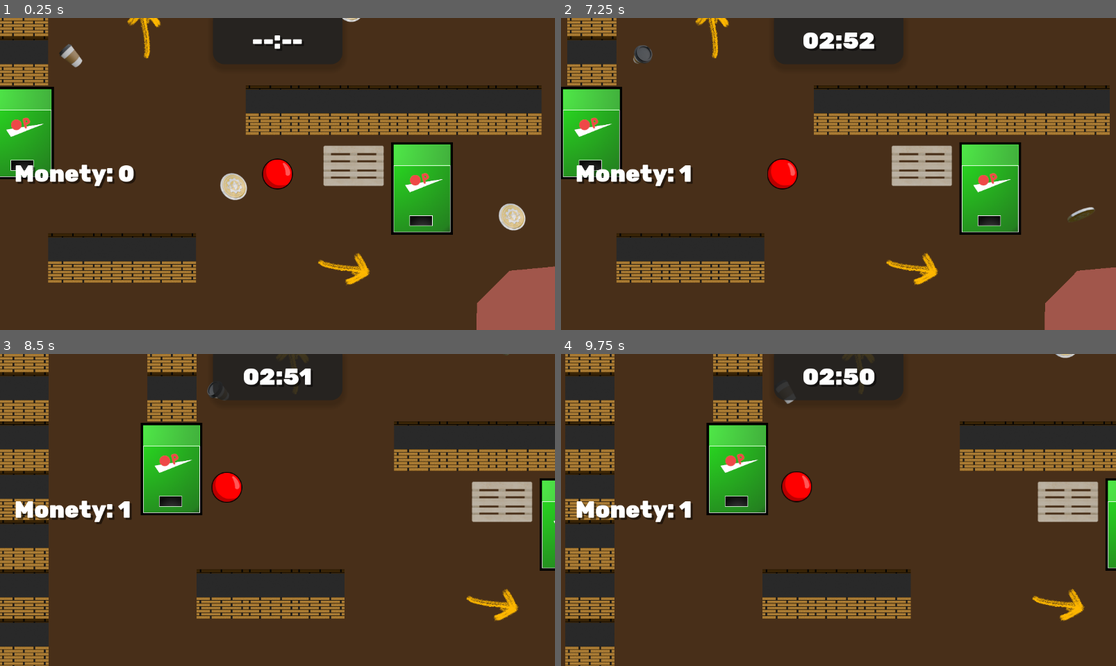
Above: before the commit, frames 1-4 (two rows, left to right).
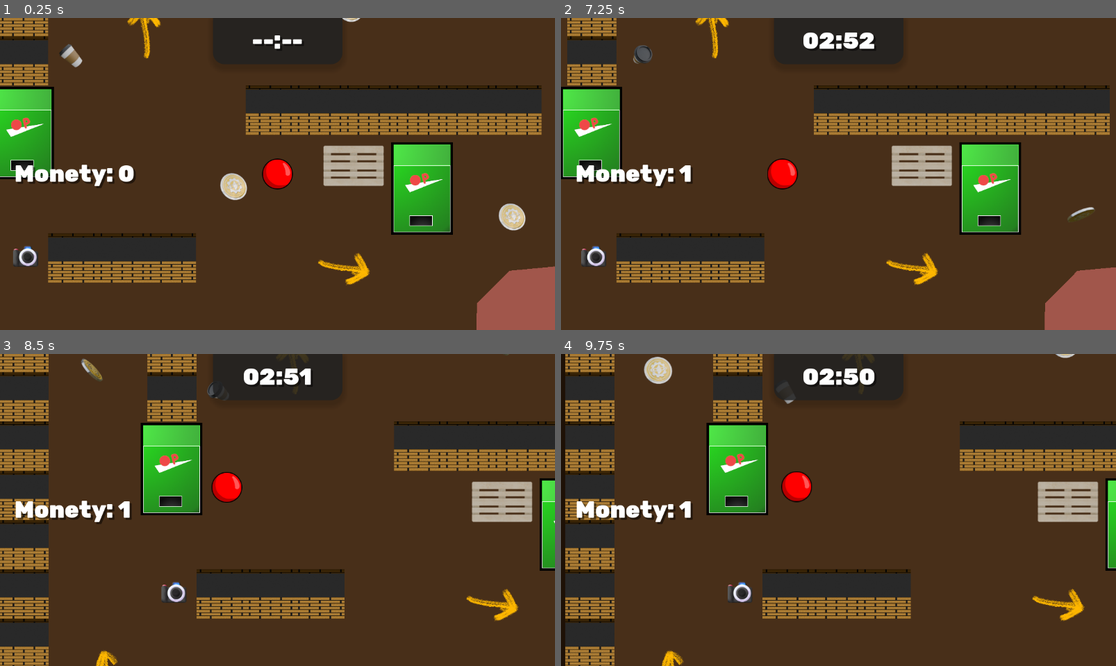
Above: after the commit, the same moments.

Repository: Moderrek/project-ricochet
Game: Godot game, scene res://scenes/levels/level_1.tscn
Two runs of this game, one before a commit and one after it. Both use one fixed random seed, a clock stepped at 60 frames per second and the inputs below. This scene is started directly instead of the project's main scene. Sound files missing from this copy of the repository are replaced by a short silence.
Inputs (mouse positions are in pixels of both pictures, inside the frame that each line leads up to):
- Up to frame 1 (0.25 s): no input
- Up to frame 2 (7.25 s): tap Enter (ui_accept) at 0.5, 0.77, 3.77, 6.77 s; move the mouse to (960, 158) at 0.52 s; click (960, 158) at 0.67 s; drag from (727, 189) to (1077, 217) at 1.27 s; move the mouse to (894, 105) at 2.02 s; click (894, 105) at 2.17 s; drag from (810, 236) to (633, 55) at 2.77 s; move the mouse to (1005, 220) at 3.52 s; click (1005, 220) at 3.67 s; drag from (672, 127) to (633, 55) at 4.27 s; move the mouse to (866, 174) at 5.02 s; click (866, 174) at 5.17 s; drag from (755, 96) to (727, 189) at 5.77 s; move the mouse to (960, 158) at 6.52 s; click (960, 158) at 6.67 s
- Up to frame 3 (8.5 s): drag from (166, 525) to (521, 553) at 7.27 s; move the mouse to (333, 441) at 8.02 s; click (333, 441) at 8.17 s
- Up to frame 4 (9.75 s): drag from (810, 572) to (672, 463) at 8.77 s; move the mouse to (1005, 556) at 9.52 s; click (1005, 556) at 9.67 s

The runs differ from the first frame. In frame 1, 0.3% of the frame differs, in the area x 2-7%, y 73-80%; in frame 2, 0.3%; in frame 3, 0.5%; in frame 4, 1.5%, in the area x 0-35%, y 0-100%.

Commit message:
feat(level_1, level_2): add new hazard areas and update collectible positions

Diff:
--- a/scenes/levels/level_1.tscn
+++ b/scenes/levels/level_1.tscn
@@ -11,6 +11,7 @@
 [ext_resource type="PackedScene" uid="uid://f0b327r50edc" path="res://scenes/interactables/level_end_area/level_end_area.tscn" id="9_v6ha0"]
 [ext_resource type="PackedScene" uid="uid://c7g3upf78s37y" path="res://scenes/collectibles/photo/photo.tscn" id="10_gmpev"]
 [ext_resource type="PackedScene" uid="uid://b0ws8muyrxrio" path="res://scenes/environment/hazard_area/hazard_area.tscn" id="11_mkypq"]
+[ext_resource type="Script" uid="uid://day8giwpngo8g" path="res://scenes/environment/hazard_area/hazard_area.gd" id="12_iav0o"]
 
 [sub_resource type="PhysicsMaterial" id="PhysicsMaterial_cbu3j"]
 friction = 0.0
@@ -30,13 +31,24 @@
 
 [node name="level_1" unique_id=1806712695 instance=ExtResource("1_excbq")]
 
-[node name="ColorRect" type="ColorRect" parent="." index="3" unique_id=1100676745]
-offset_left = -3201.0
-offset_top = -2252.0
-offset_right = 122.0
-offset_bottom = -137.0
+[node name="ColorRect2" type="ColorRect" parent="." index="3" unique_id=225011112]
+offset_left = -6040.0
+offset_top = -5811.0
+offset_right = -2717.0
+offset_bottom = -3696.0
 scale = Vector2(8.420757, 13.954637)
-color = Color(0.28127944, 0.18514973, 0.09804199, 1)
+color = Color(0.11898073, 0.06817148, 0.025221096, 1)
+
+[node name="Polygon2D" type="Polygon2D" parent="." index="4" unique_id=693241775]
+position = Vector2(-3201, -2252)
+scale = Vector2(8.420757, 13.954637)
+color = Color(0.28235295, 0.18431373, 0.09803922, 1)
+polygon = PackedVector2Array(279.30978, 93.445656, 562.53845, 93.015686, 563.0135, 202.65668, 280.02234, 203.37328)
+
+[node name="LevelEndArea" parent="." index="6" unique_id=1251197318 instance=ExtResource("9_v6ha0")]
+position = Vector2(1332, 484)
+rotation = 1.5707964
+scale = Vector2(1, 2.6)
 
 [node name="TileMapLayer" type="TileMapLayer" parent="World" parent_id_path=PackedInt32Array(104736592) index="0" unique_id=1692929961]
 position = Vector2(240.99998, 20.999998)
@@ -72,6 +84,12 @@
 scale = Vector2(0.25, 0.25)
 texture = ExtResource("4_mm8aj")
 
+[node name="ArrowTurnRight2" type="Sprite2D" parent="World" parent_id_path=PackedInt32Array(104736592) index="6" unique_id=120169182]
+position = Vector2(-633.00006, 333)
+rotation = -1.5478868
+scale = Vector2(0.25, 0.25)
+texture = ExtResource("4_mm8aj")
+
 [node name="CezCoin" parent="Entities" parent_id_path=PackedInt32Array(1153031609) index="0" unique_id=454780902 instance=ExtResource("5_wtwp4")]
 position = Vector2(-1, -798)
 
@@ -117,63 +135,83 @@
 [node name="CezCoin8" parent="Entities" parent_id_path=PackedInt32Array(1153031609) index="14" unique_id=104531318 instance=ExtResource("5_wtwp4")]
 position = Vector2(-416, -560)
 
-[node name="VendingMachine" parent="Entities" parent_id_path=PackedInt32Array(1153031609) index="15" unique_id=635205341 instance=ExtResource("6_iwr0g")]
+[node name="CezCoin17" parent="Entities" parent_id_path=PackedInt32Array(1153031609) index="15" unique_id=1827578118 instance=ExtResource("5_wtwp4")]
+position = Vector2(-693, -519)
+
+[node name="CezCoin18" parent="Entities" parent_id_path=PackedInt32Array(1153031609) index="16" unique_id=907250932 instance=ExtResource("5_wtwp4")]
+position = Vector2(-693, -446)
+
+[node name="CezCoin19" parent="Entities" parent_id_path=PackedInt32Array(1153031609) index="17" unique_id=2102503971 instance=ExtResource("5_wtwp4")]
+position = Vector2(-693, -366)
+
+[node name="CezCoin20" parent="Entities" parent_id_path=PackedInt32Array(1153031609) index="18" unique_id=310581069 instance=ExtResource("5_wtwp4")]
+position = Vector2(-691, -289)
+
+[node name="VendingMachine" parent="Entities" parent_id_path=PackedInt32Array(1153031609) index="19" unique_id=635205341 instance=ExtResource("6_iwr0g")]
 position = Vector2(257, -479)
 
-[node name="Pallet" parent="Entities" parent_id_path=PackedInt32Array(1153031609) index="16" unique_id=1252356175 instance=ExtResource("7_bahl2")]
+[node name="Pallet" parent="Entities" parent_id_path=PackedInt32Array(1153031609) index="20" unique_id=1252356175 instance=ExtResource("7_bahl2")]
 position = Vector2(12, -526)
 
-[node name="Pallet2" parent="Entities" parent_id_path=PackedInt32Array(1153031609) index="17" unique_id=468582373 instance=ExtResource("7_bahl2")]
+[node name="Pallet2" parent="Entities" parent_id_path=PackedInt32Array(1153031609) index="21" unique_id=468582373 instance=ExtResource("7_bahl2")]
 position = Vector2(1103, 428)
 rotation = -1.2801598
 
-[node name="Pallet3" parent="Entities" parent_id_path=PackedInt32Array(1153031609) index="18" unique_id=1999954247 instance=ExtResource("7_bahl2")]
+[node name="Pallet3" parent="Entities" parent_id_path=PackedInt32Array(1153031609) index="22" unique_id=1999954247 instance=ExtResource("7_bahl2")]
 position = Vector2(1189, -761)
 rotation = 0.16680202
 
-[node name="Pallet4" parent="Entities" parent_id_path=PackedInt32Array(1153031609) index="19" unique_id=660206586 instance=ExtResource("7_bahl2")]
-position = Vector2(10, -414)
-
-[node name="Pallet5" parent="Entities" parent_id_path=PackedInt32Array(1153031609) index="20" unique_id=2077071223 instance=ExtResource("7_bahl2")]
+[node name="Pallet4" parent="Entities" parent_id_path=PackedInt32Array(1153031609) index="23" unique_id=660206586 instance=ExtResource("7_bahl2")]
+position = Vector2(20, -414)
+rotation = 0.11819502
+
+[node name="Pallet5" parent="Entities" parent_id_path=PackedInt32Array(1153031609) index="24" unique_id=2077071223 instance=ExtResource("7_bahl2")]
 position = Vector2(158, -17)
 
-[node name="VendingMachine2" parent="Entities" parent_id_path=PackedInt32Array(1153031609) index="21" unique_id=857043040 instance=ExtResource("6_iwr0g")]
+[node name="VendingMachine2" parent="Entities" parent_id_path=PackedInt32Array(1153031609) index="25" unique_id=857043040 instance=ExtResource("6_iwr0g")]
 position = Vector2(300, 30)
 coffee_scene = ExtResource("5_wtwp4")
 
-[node name="VendingMachine3" parent="Entities" parent_id_path=PackedInt32Array(1153031609) index="22" unique_id=426115475 instance=ExtResource("6_iwr0g")]
+[node name="VendingMachine3" parent="Entities" parent_id_path=PackedInt32Array(1153031609) index="26" unique_id=426115475 instance=ExtResource("6_iwr0g")]
 position = Vector2(-528, -85)
 
-[node name="Pallet6" parent="Entities" parent_id_path=PackedInt32Array(1153031609) index="23" unique_id=1724676602 instance=ExtResource("7_bahl2")]
+[node name="Pallet6" parent="Entities" parent_id_path=PackedInt32Array(1153031609) index="27" unique_id=1724676602 instance=ExtResource("7_bahl2")]
 position = Vector2(1074, -529)
 
-[node name="Pallet7" parent="Entities" parent_id_path=PackedInt32Array(1153031609) index="24" unique_id=760147103 instance=ExtResource("7_bahl2")]
+[node name="Pallet7" parent="Entities" parent_id_path=PackedInt32Array(1153031609) index="28" unique_id=760147103 instance=ExtResource("7_bahl2")]
 position = Vector2(934, -533)
 
-[node name="Pallet8" parent="Entities" parent_id_path=PackedInt32Array(1153031609) index="25" unique_id=1447681158 instance=ExtResource("7_bahl2")]
-position = Vector2(999, -428)
-
-[node name="Coffee" parent="Entities" parent_id_path=PackedInt32Array(1153031609) index="26" unique_id=1227350045 instance=ExtResource("8_np2pn")]
+[node name="Pallet8" parent="Entities" parent_id_path=PackedInt32Array(1153031609) index="29" unique_id=1447681158 instance=ExtResource("7_bahl2")]
+position = Vector2(1017, -415)
+rotation = 0.20439877
+
+[node name="Coffee" parent="Entities" parent_id_path=PackedInt32Array(1153031609) index="30" unique_id=1227350045 instance=ExtResource("8_np2pn")]
 position = Vector2(-426, -245)
 
-[node name="LevelEndArea" parent="Entities" parent_id_path=PackedInt32Array(1153031609) index="27" unique_id=1251197318 instance=ExtResource("9_v6ha0")]
-position = Vector2(1332, 484)
-rotation = 1.5707964
-scale = Vector2(1, 2.1599998)
-
-[node name="Photo" parent="Entities" parent_id_path=PackedInt32Array(1153031609) index="28" unique_id=1330149991 instance=ExtResource("10_gmpev")]
+[node name="Photo" parent="Entities" parent_id_path=PackedInt32Array(1153031609) index="31" unique_id=1330149991 instance=ExtResource("10_gmpev")]
 position = Vector2(374, -536)
 
-[node name="Photo2" parent="Entities" parent_id_path=PackedInt32Array(1153031609) index="29" unique_id=391504550 instance=ExtResource("10_gmpev")]
+[node name="Photo2" parent="Entities" parent_id_path=PackedInt32Array(1153031609) index="32" unique_id=391504550 instance=ExtResource("10_gmpev")]
 position = Vector2(859, 373)
 
-[node name="HazardArea" parent="." index="7" unique_id=23005303 instance=ExtResource("11_mkypq")]
+[node name="Photo3" parent="Entities" parent_id_path=PackedInt32Array(1153031609) index="33" unique_id=1816956455 instance=ExtResource("10_gmpev")]
+position = Vector2(-523, 171)
+
+[node name="HazardArea" parent="." index="9" unique_id=23005303 instance=ExtResource("11_mkypq")]
 position = Vector2(489, -868)
 
 [node name="CollisionPolygon2D" type="CollisionPolygon2D" parent="HazardArea" index="0" unique_id=2025806391]
 polygon = PackedVector2Array(-216, -28, 283, -28, 6, 31)
 
-[node name="HazardArea2" parent="." index="8" unique_id=471559884 instance=ExtResource("11_mkypq")]
+[node name="HazardArea3" type="Area2D" parent="." index="10" unique_id=1222265613]
+position = Vector2(530, 289)
+script = ExtResource("12_iav0o")
+metadata/_custom_type_script = "uid://day8giwpngo8g"
+
+[node name="CollisionPolygon2D" type="CollisionPolygon2D" parent="HazardArea3" index="0" unique_id=2109962307]
+polygon = PackedVector2Array(-1314, -1188, -1312, -1021, -1114, -1187)
+
+[node name="HazardArea2" parent="." index="11" unique_id=471559884 instance=ExtResource("11_mkypq")]
 position = Vector2(530, 289)
 
 [node name="CollisionPolygon2D" type="CollisionPolygon2D" parent="HazardArea2" index="0" unique_id=136064766]
--- a/scenes/levels/level_2.tscn
+++ b/scenes/levels/level_2.tscn
@@ -4,6 +4,7 @@
 [ext_resource type="Texture2D" uid="uid://ctj13btnys8ks" path="res://assets/images/wall_test.png" id="2_nt80m"]
 [ext_resource type="Script" uid="uid://day8giwpngo8g" path="res://scenes/environment/hazard_area/hazard_area.gd" id="2_ra442"]
 [ext_resource type="PackedScene" uid="uid://bp4bmbtgpi3cn" path="res://scenes/collectibles/cez_coin/cez_coin.tscn" id="3"]
+[ext_resource type="Texture2D" uid="uid://dphek2jkg6fc6" path="res://assets/images/arrow_up.png" id="4"]
 [ext_resource type="PackedScene" uid="uid://lvklfo0pscmv" path="res://scenes/interactables/vending_machine/vending_machine.tscn" id="6_brxtv"]
 [ext_resource type="PackedScene" uid="uid://f0b327r50edc" path="res://scenes/interactables/level_end_area/level_end_area.tscn" id="7"]
 [ext_resource type="PackedScene" uid="uid://c7g3upf78s37y" path="res://scenes/collectibles/photo/photo.tscn" id="10_1yj8c"]
@@ -163,6 +164,11 @@
 [node name="Photo2" parent="Entities" parent_id_path=PackedInt32Array(1153031609) index="17" unique_id=1000896202 instance=ExtResource("10_1yj8c")]
 position = Vector2(913, 68)
 
+[node name="ArrowUp" type="Sprite2D" parent="Entities" parent_id_path=PackedInt32Array(1153031609) index="18" unique_id=1872959992]
+rotation = -1.0593233
+scale = Vector2(0.2, 0.181)
+texture = ExtResource("4")
+
 [node name="HazardArea2" type="Area2D" parent="." index="9" unique_id=2033964776]
 script = ExtResource("2_ra442")
 metadata/_custom_type_script = "uid://day8giwpngo8g"
